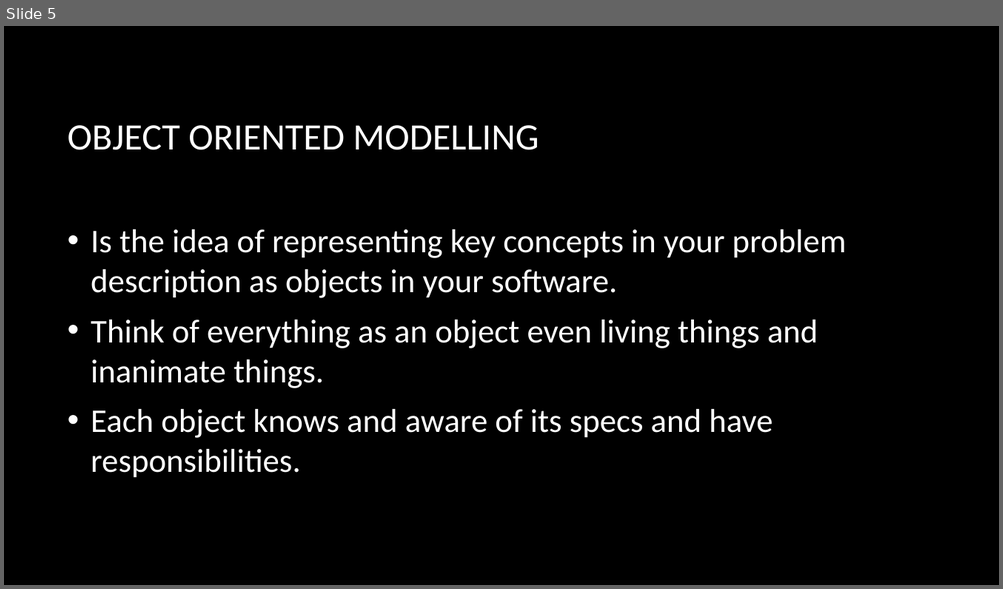
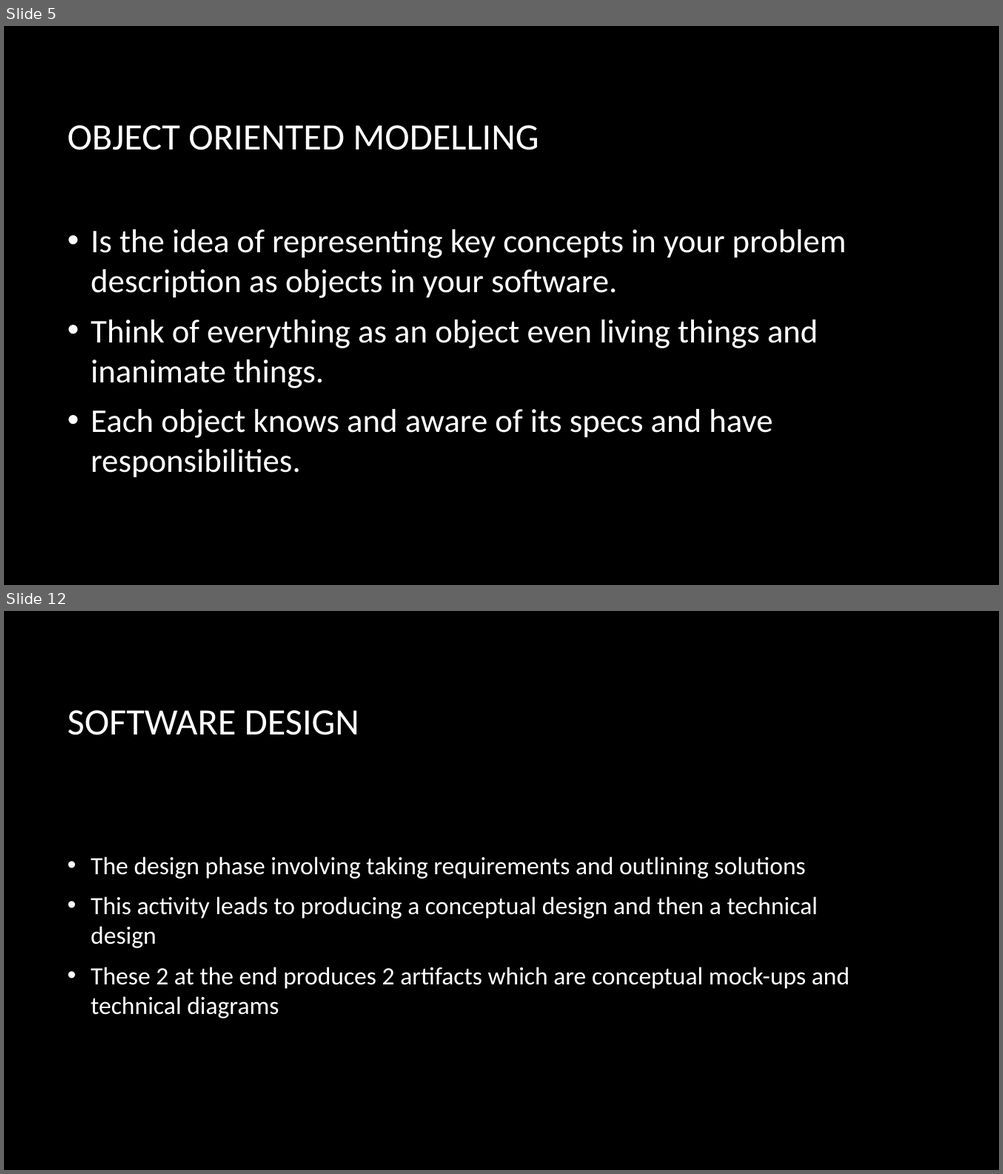
Before and after one commit to ahmedmagdy492/My-Hacking-Tutorails, a slide deck: Study/Object Oriented Design/Week 1 Objectives.pptx. Shown one above the other, each under a label of ours: slide 5 before the commit, slides 5 and 12 after it; the slides between them are not shown. The pictures are 1003x589 and 1003x1174 pixels, drawn with LibreOffice and Linux fonts; fonts in the diff are those of the drawing; background and template pictures are left out. Boxes give left, top, right and bottom in pixels: in the first picture for what was removed or moved away, otherwise in the second. Text is boxed around its words. In the diff, an @@ line names an element or a change of style, - is before the commit and + after.

```diff
--- a/Study/Object Oriented Design/Week 1 Objectives.pptx
+++ b/Study/Object Oriented Design/Week 1 Objectives.pptx
@@ slide 12 added at [4, 611, 999, 1170], background picture (left out) @@
@@ title added at [68, 710, 359, 735], 36 pt, text #FFFFFF @@
+SOFTWARE DESIGN
@@ text added at [91, 857, 849, 1019], 24 pt, text #FFFFFF @@
+• The design phase involving taking requirements and outlining solutions
+• This activity leads to producing a conceptual design and then a technical design
+• These 2 at the end produces 2 artifacts which are conceptual mock-ups and technical diagrams
```
Also in this commit, not shown: 8 other slides added, 11 other files.
